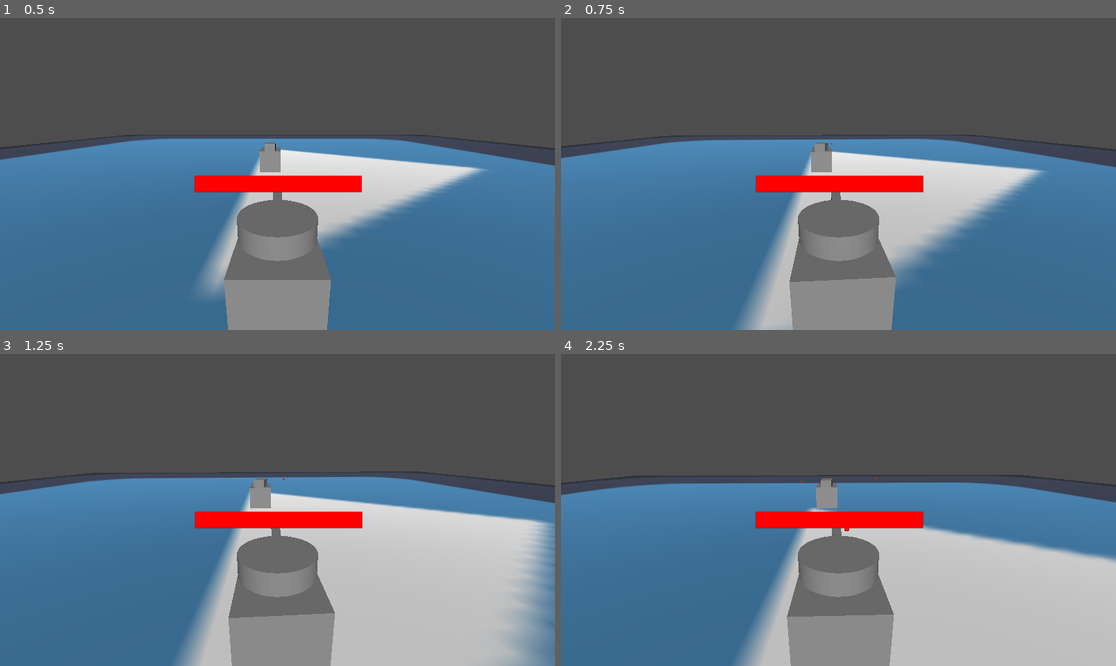
Above: before the commit, frames 1-4 (two rows, left to right).
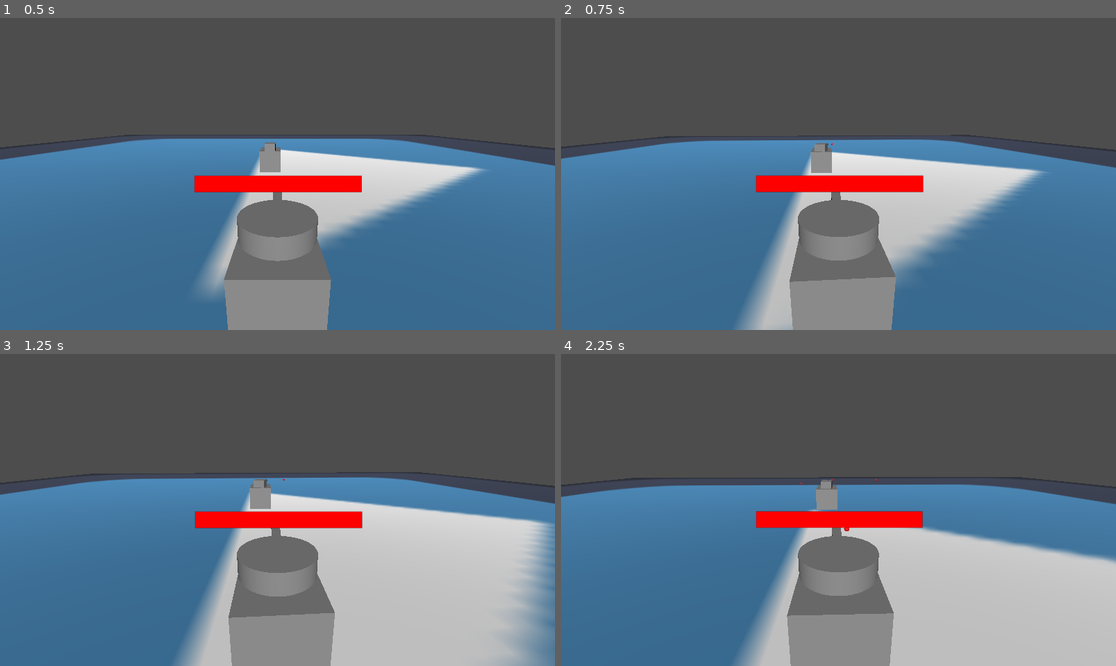
Above: after the commit, the same moments.

Repository: Coolfool3080/QuickTank
Game: Godot game, scene res://levels/testing_level.tscn
The game is run twice, just before and just after one commit, with the same random seed, the same clock (stepped at 60 frames per second) and the same inputs. This scene is started directly instead of the project's main scene. The engine's default icon, where the game draws it, is replaced by a stand-in: a white triangle on a blue panel in a dark square.
Inputs (mouse positions are in pixels of both pictures, inside the frame that each line leads up to):
- Up to frame 1 (0.5 s): no input
- Up to frame 2 (0.75 s): tap Enter at 0.5 s; move the mouse to (866, 174) at 0.52 s; press the mouse at (866, 174) at 0.53 s; hold W (tank_forward) from 0.53 s (still down)
- Up to frame 3 (1.25 s): keep holding W (tank_forward)
- Up to frame 4 (2.25 s): keep holding W (tank_forward); move the mouse to (810, 510) at 1.27 s; release the mouse at (810, 510) at 1.28 s; click (810, 510) at 1.35 s; move the mouse to (849, 503) at 2.02 s; press the mouse at (849, 503) at 2.03 s

Frame 1 is identical in both runs. In frame 2, 0.9% of the frame differs, in the area x 0-100%, y 37-96%; in frame 3, 0.9%; in frame 4, 2.2%, in the area x 0-100%, y 38-100%.

Commit message:
Added pitch aim capabilities for tank barrel
Further changes:
- limited tank fire rate to 0.5 seconds per shot
- added a despawn timer for bullet if it does not hit anything

Diff:
--- a/assets/bullet.tscn
+++ b/assets/bullet.tscn
@@ -32,4 +32,10 @@
 transform = Transform3D(0.11, 0, 0, 0, 0.11, 0, 0, 0, 0.11, 0, 0, 0)
 shape = SubResource("SphereShape3D_rcgj2")
 
+[node name="bullet_despawn_timer" type="Timer" parent="."]
+wait_time = 5.0
+one_shot = true
+autostart = true
+
 [connection signal="body_entered" from="hit_box" to="." method="_on_hit_box_body_entered"]
+[connection signal="timeout" from="bullet_despawn_timer" to="." method="_on_bullet_despawn_timer_timeout"]
--- a/assets/player_tank.tscn
+++ b/assets/player_tank.tscn
@@ -70,3 +70,7 @@
 
 [node name="player_tank" type="Node3D" parent="."]
 transform = Transform3D(-1, 0, -8.74228e-08, 0, 1, 0, 8.74228e-08, 0, -1, 0, 0, 0)
+
+[node name="fire_cooldown_timer" type="Timer" parent="."]
+wait_time = 0.5
+one_shot = true
--- a/assets/player_tank_new.tscn
+++ b/assets/player_tank_new.tscn
@@ -20,6 +20,7 @@
 
 [sub_resource type="CylinderShape3D" id="CylinderShape3D_a2myn"]
 height = 0.28067
+radius = 0.501465
 
 [sub_resource type="SceneReplicationConfig" id="SceneReplicationConfig_mxk3p"]
 
@@ -73,5 +74,9 @@
 [node name="Camera3D" type="Camera3D" parent="camera_pivot"]
 transform = Transform3D(1, 0, 0, 0, 0.96625, 0.257605, 0, -0.257605, 0.96625, 0, 1.94165, 2.32838)
 
+[node name="fire_cooldown_timer" type="Timer" parent="."]
+wait_time = 0.5
+one_shot = true
+
 [connection signal="area_entered" from="body_mesh/body_hitbox" to="." method="_on_body_hitbox_area_entered"]
 [connection signal="area_entered" from="head/head_mesh/head_hitbox" to="." method="_on_head_hitbox_area_entered"]
--- a/levels/multiplayer_test_map.tscn
+++ b/levels/multiplayer_test_map.tscn
@@ -23,7 +23,6 @@
 text = "Join"
 
 [node name="MultiplayerSpawner" type="MultiplayerSpawner" parent="."]
-_spawnable_scenes = PackedStringArray("uid://cwcj6tvnfkhin")
 spawn_path = NodePath("..")
 
 [node name="GridMap" type="GridMap" parent="."]
--- a/scripts/bullet.gd
+++ b/scripts/bullet.gd
@@ -11,3 +11,6 @@
 func _on_hit_box_body_entered(body):
 	if body.is_in_group("hit_object"):
 		queue_free()
+
+func _on_bullet_despawn_timer_timeout():
+	queue_free()
--- a/scripts/tank.gd
+++ b/scripts/tank.gd
@@ -1,4 +1,6 @@
 extends CharacterBody3D
+
+@onready var fire_cooldown_timer = $fire_cooldown_timer
 
 const MOVE_SPEED = 5
 const ROTATION_SPEED = 1
@@ -39,10 +41,11 @@
 
 # shoot
 func _input(event):
-	if event.is_action_pressed("shoot"):
+	if event.is_action_pressed("shoot") and fire_cooldown_timer.is_stopped():
 		shoot()
 
 func shoot():
 	var bullet = Bullet.instantiate()
 	bullet.global_transform = $tank_head_phys_box/bullet_spawn_point.global_transform
 	get_tree().current_scene.add_child(bullet)
+	fire_cooldown_timer.start()
--- a/scripts/tank_movement_controller.gd
+++ b/scripts/tank_movement_controller.gd
@@ -2,6 +2,8 @@
 
 @onready var camera_pivot = $camera_pivot
 @onready var head_node = $head
+@onready var head_barrel = $head/head_mesh/barrel_pivot
+@onready var fire_cooldown_timer = $fire_cooldown_timer
 
 @export var Bullet: PackedScene
 
@@ -13,6 +15,7 @@
 var TANK_HEALTH = 5
 
 var camera_yaw = 0.0
+var camera_pitch = 0.0
 
 func _ready():
 	$camera_pivot/Camera3D.current = is_multiplayer_authority()
@@ -23,6 +26,9 @@
 	if event is InputEventMouseMotion:
 		camera_yaw -= event.relative.x * CAMERA_SENSITIVITY
 		camera_pivot.rotation.y = camera_yaw
+
+		camera_pitch -= event.relative.y * CAMERA_SENSITIVITY
+		camera_pivot.rotation.x = clamp(camera_pitch, -0.5, 0.5)
 
 func _physics_process(delta):
 	if not is_multiplayer_authority():
@@ -55,17 +61,24 @@
 		var camera_global_yaw = camera_pivot.global_transform.basis.get_euler().y
 		var tank_yaw = global_transform.basis.get_euler().y
 		var relative_yaw = camera_global_yaw - tank_yaw
+
+		var camera_global_pitch = camera_pivot.global_transform.basis.get_euler().x
+		var tank_pitch = global_transform.basis.get_euler().x
+		var relative_pitch = camera_global_pitch - tank_pitch
+
 		head_node.rotation.y = lerp_angle(head_node.rotation.y, relative_yaw, delta * HEAD_ROTATE_SPEED)
+		head_barrel.rotation.x = lerp_angle(head_barrel.rotation.x, relative_pitch, delta * HEAD_ROTATE_SPEED)
 
 	#shoot
 func _input(event):
-	if event.is_action_pressed("shoot"):
+	if event.is_action_pressed("shoot") and fire_cooldown_timer.is_stopped():
 		shoot()
 
 func shoot():
 	var bullet = Bullet.instantiate()
 	bullet.global_transform = $head/head_mesh/barrel_pivot/barrel_mesh/bullet_spawn_point.global_transform
 	get_tree().current_scene.add_child(bullet)
+	fire_cooldown_timer.start()
 
 func _on_body_hitbox_area_entered(area):
 	if area.is_in_group("bullet"):
